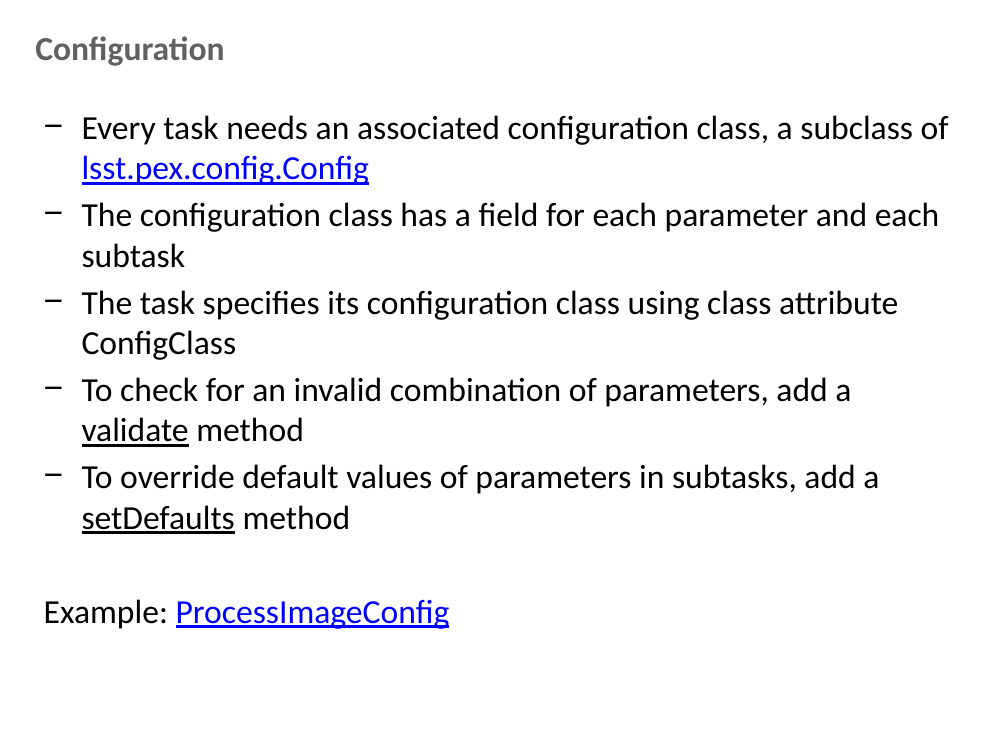
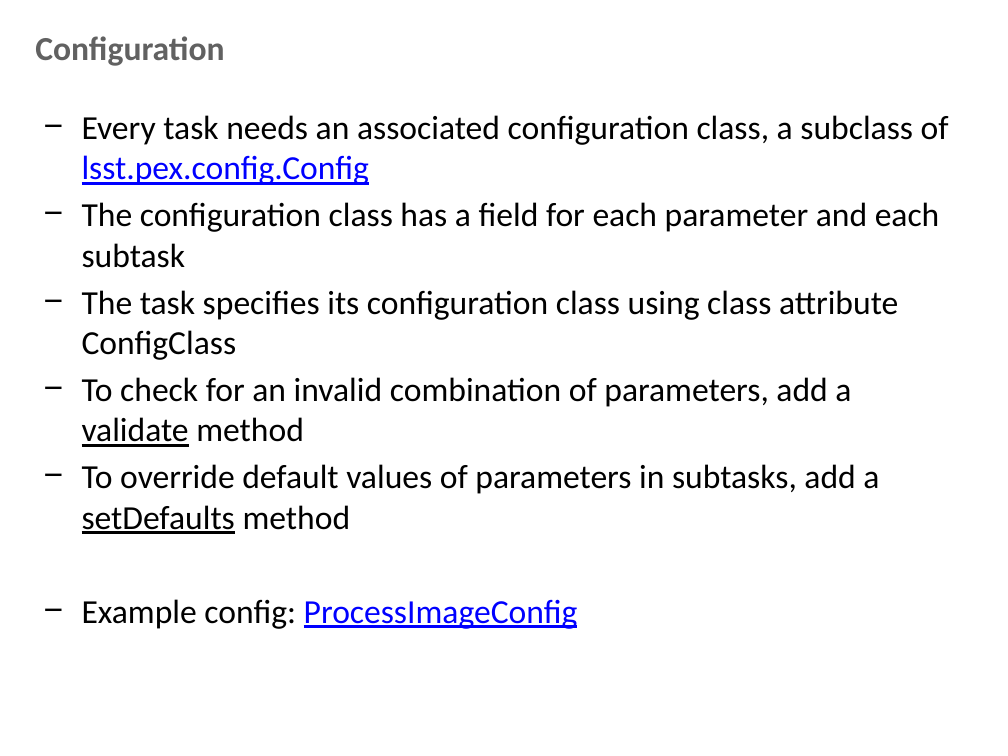
Before and after one commit to lsst-dm/Oct15_bootcamp, a slide deck: slide 8 of documents/writing a task.pptx (slide 11 before the commit). Drawn at 1008x756 pixels with LibreOffice and Linux fonts; fonts in the diff are those of the drawing; background and template pictures are left out. Boxes give left, top, right and bottom in pixels: in the first picture for what was removed or moved away, otherwise in the second. Text is boxed around its words. In the diff, an @@ line names an element or a change of style, - is before the commit and + after.

```diff
--- a/documents/writing a task.pptx
+++ b/documents/writing a task.pptx
@@ text at [82, 599, 578, 629]: text changed @@
-Example: ProcessImageConfig
+− Example config: ProcessImageConfig
```
Also in this commit, not shown: 1 other slide changed, 2 slides added.
